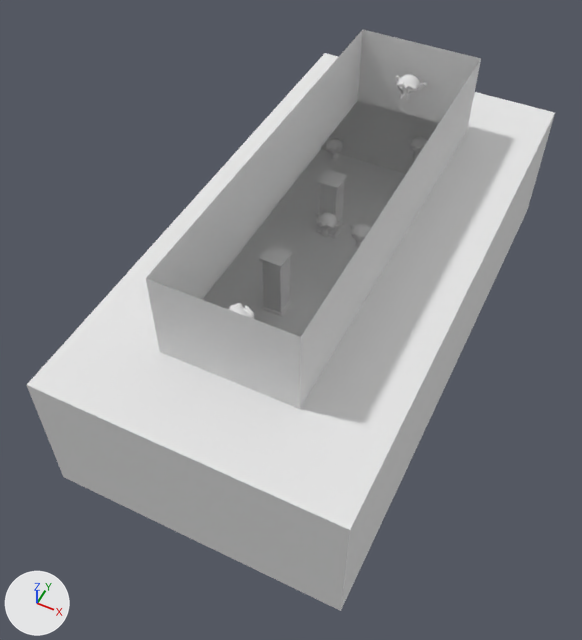
The Blender file apps/sponza-demo/assets/sponza-small.blend as it was, and as the next commit left it.
Camera for both pictures: a 50 mm camera at (17.7, -44.2, 47.1) aimed at (-1.0, -6.7, 0.2). The axes (+X, +Y, +Z) are drawn at lower left. The lights are the same throughout.

In view in the first picture: 'Cube', 'Cube.001', 'Suzanne', 'Suzanne shine', 'Suzanne.001', 'Suzanne.002', 'Suzanne.003', 'Suzanne.004', 'ceiling', 'floor', 'wall_top', 'walls'.
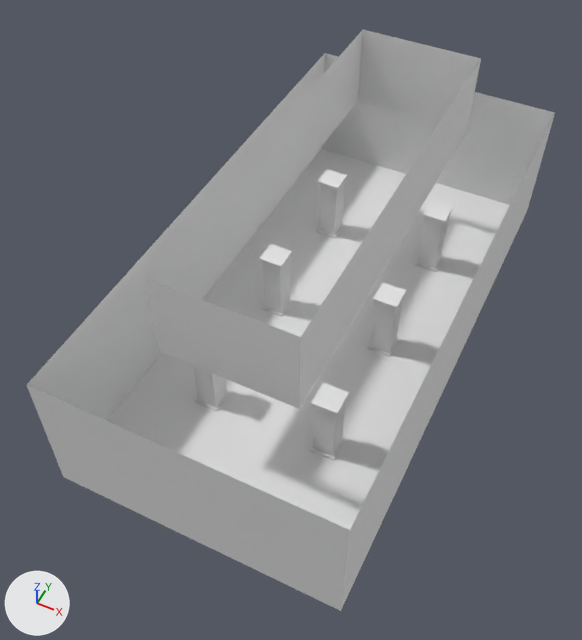
Changed parts and their boxes (x1, y1, x2, y2) in the pictures (582 x 640 px):
'ceiling', hidden: before (27, 53, 555, 530)
'Suzanne.002', hidden: before (395, 74, 426, 101)
'Suzanne shine', hidden: before (316, 212, 344, 237)
'Suzanne', hidden: before (350, 224, 371, 248)
'Suzanne.004', hidden: before (321, 138, 345, 160)
'Suzanne.001', hidden: before (408, 137, 427, 159)
'Suzanne.003', hidden: before (228, 303, 255, 319)
'floor', unchanged, uncovered by the edit: before (203, 149, 406, 337); after (108, 149, 510, 530)
'Cube.005', unchanged, uncovered by the edit: after (310, 382, 349, 461)
'Cube.003', unchanged, uncovered by the edit: after (367, 282, 406, 357)
'Cube.004', unchanged, uncovered by the edit: after (415, 201, 453, 272)

The edits, one by one:
Object 'ceiling' (ob_ceiling) is now hidden.
Object 'Suzanne' (ob_suzanne) is now hidden.
Object 'Suzanne shine' (ob_suzanne_shine) is now hidden.
Object 'Suzanne.001' (ob_suzanne_001) is now hidden.
Object 'Suzanne.002' (ob_suzanne_002) is now hidden.
Object 'Suzanne.003' (ob_suzanne_003) is now hidden.
Object 'Suzanne.004' (ob_suzanne_004) is now hidden.
